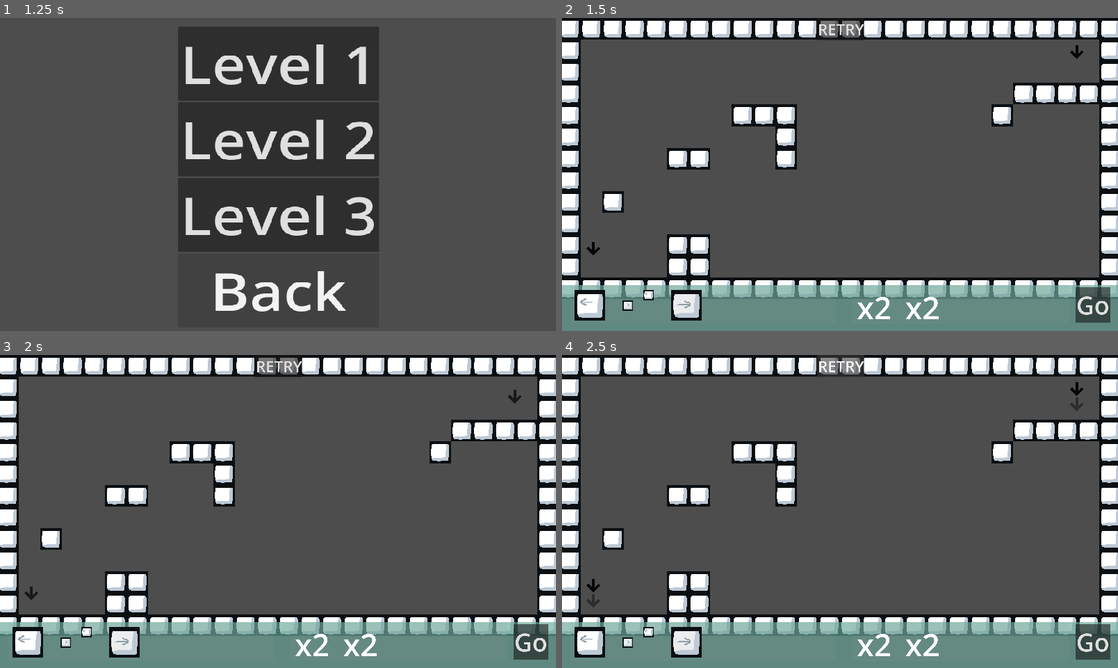
Above: before the commit, frames 1-4 (two rows, left to right).
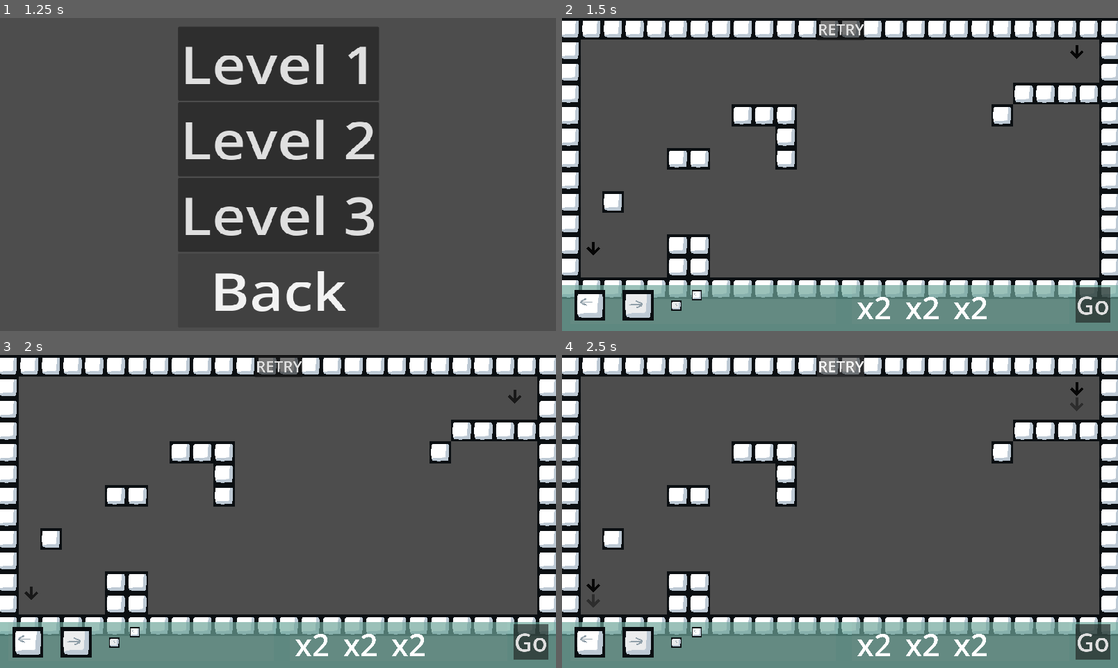
Above: after the commit, the same moments.

Repository: matt-neave/shapeEscape
Game: Godot game, scene res://scenes/menu.tscn
Two runs of this game, one before a commit and one after it. Both use one fixed random seed, a clock stepped at 60 frames per second and the inputs below.
Inputs:
- Up to frame 1 (1.25 s): click "Start Game" at 0.5 s
- Up to frame 2 (1.5 s): click "Level 1" at 1.25 s
- Up to frame 3 (2 s): no input
- Up to frame 4 (2.5 s): click "RETRY" at 2 s

Frame 1 is identical in both runs. In frame 2, 1.1% of the frame differs, in the area x 10-77%, y 86-97%; in frame 3, 1.1%; in frame 4, 1.1%.

Commit message:
Added level settings

Diff:
--- a/map_resources/world_tile_set.tres
+++ b/map_resources/world_tile_set.tres
@@ -6,58 +6,26 @@
 texture = ExtResource("1_01qya")
 texture_region_size = Vector2i(64, 64)
 0:0/0 = 0
-0:0/0/physics_layer_0/linear_velocity = Vector2(0, 0)
-0:0/0/physics_layer_0/angular_velocity = 0.0
 0:0/0/physics_layer_0/polygon_0/points = PackedVector2Array(-32, -32, 32, -32, 32, 32, -32, 32)
 1:0/0 = 0
-1:0/0/physics_layer_0/linear_velocity = Vector2(0, 0)
-1:0/0/physics_layer_0/angular_velocity = 0.0
 1:0/0/physics_layer_0/polygon_0/points = PackedVector2Array(-32, -32, 32, -32, 32, 32, -32, 32)
 2:0/0 = 0
-2:0/0/physics_layer_0/linear_velocity = Vector2(0, 0)
-2:0/0/physics_layer_0/angular_velocity = 0.0
 3:0/0 = 0
-3:0/0/physics_layer_0/linear_velocity = Vector2(0, 0)
-3:0/0/physics_layer_0/angular_velocity = 0.0
 0:1/0 = 0
-0:1/0/physics_layer_0/linear_velocity = Vector2(0, 0)
-0:1/0/physics_layer_0/angular_velocity = 0.0
 0:1/0/physics_layer_0/polygon_0/points = PackedVector2Array(-32, -32, 32, -32, 32, 32, -32, 32)
 1:1/0 = 0
-1:1/0/physics_layer_0/linear_velocity = Vector2(0, 0)
-1:1/0/physics_layer_0/angular_velocity = 0.0
 1:1/0/physics_layer_0/polygon_0/points = PackedVector2Array(-32, -32, 32, -32, 32, 32, -32, 32)
 2:1/0 = 0
-2:1/0/physics_layer_0/linear_velocity = Vector2(0, 0)
-2:1/0/physics_layer_0/angular_velocity = 0.0
 3:1/0 = 0
-3:1/0/physics_layer_0/linear_velocity = Vector2(0, 0)
-3:1/0/physics_layer_0/angular_velocity = 0.0
 0:2/0 = 0
-0:2/0/physics_layer_0/linear_velocity = Vector2(0, 0)
-0:2/0/physics_layer_0/angular_velocity = 0.0
 0:2/0/physics_layer_0/polygon_0/points = PackedVector2Array(-32, -32, 32, -32, 32, 32, -32, 32)
 1:2/0 = 0
-1:2/0/physics_layer_0/linear_velocity = Vector2(0, 0)
-1:2/0/physics_layer_0/angular_velocity = 0.0
 2:2/0 = 0
-2:2/0/physics_layer_0/linear_velocity = Vector2(0, 0)
-2:2/0/physics_layer_0/angular_velocity = 0.0
 3:2/0 = 0
-3:2/0/physics_layer_0/linear_velocity = Vector2(0, 0)
-3:2/0/physics_layer_0/angular_velocity = 0.0
 0:3/0 = 0
-0:3/0/physics_layer_0/linear_velocity = Vector2(0, 0)
-0:3/0/physics_layer_0/angular_velocity = 0.0
 1:3/0 = 0
-1:3/0/physics_layer_0/linear_velocity = Vector2(0, 0)
-1:3/0/physics_layer_0/angular_velocity = 0.0
 2:3/0 = 0
-2:3/0/physics_layer_0/linear_velocity = Vector2(0, 0)
-2:3/0/physics_layer_0/angular_velocity = 0.0
 3:3/0 = 0
-3:3/0/physics_layer_0/linear_velocity = Vector2(0, 0)
-3:3/0/physics_layer_0/angular_velocity = 0.0
 
 [resource]
 tile_size = Vector2i(64, 64)
--- a/project.godot
+++ b/project.godot
@@ -12,7 +12,7 @@
 
 config/name="shape_escape"
 run/main_scene="res://scenes/menu.tscn"
-config/features=PackedStringArray("4.2", "Forward Plus")
+config/features=PackedStringArray("4.3", "Forward Plus")
 config/icon="res://icon.svg"
 
 [autoload]
@@ -39,14 +39,14 @@
 }
 move_left={
 "deadzone": 0.5,
-"events": [Object(InputEventKey,"resource_local_to_scene":fa …(171 unchanged characters)… keycode":65,"key_label":0,"unicode":97,"echo":false,"script":null)
-, Object(InputEventKey,"resource_local_to_scene":false,"reso …(166 unchanged characters)… ode":4194319,"key_label":0,"unicode":0,"echo":false,"script":null)
+"events": [Object(InputEventKey,"resource_local_to_scene":fa …(171 unchanged characters)… keycode":65,"key_label":0,"unicode":97,"location":0,"echo":false,"script":null)
+, Object(InputEventKey,"resource_local_to_scene":false,"reso …(166 unchanged characters)… ode":4194319,"key_label":0,"unicode":0,"location":0,"echo":false,"script":null)
 ]
 }
 move_right={
 "deadzone": 0.5,
-"events": [Object(InputEventKey,"resource_local_to_scene":fa …(172 unchanged characters)… eycode":68,"key_label":0,"unicode":100,"echo":false,"script":null)
-, Object(InputEventKey,"resource_local_to_scene":false,"reso …(166 unchanged characters)… ode":4194321,"key_label":0,"unicode":0,"echo":false,"script":null)
+"events": [Object(InputEventKey,"resource_local_to_scene":fa …(172 unchanged characters)… eycode":68,"key_label":0,"unicode":100,"location":0,"echo":false,"script":null)
+, Object(InputEventKey,"resource_local_to_scene":false,"reso …(166 unchanged characters)… ode":4194321,"key_label":0,"unicode":0,"location":0,"echo":false,"script":null)
 ]
 }
 
--- a/scenes/sample_world.tscn
+++ b/scenes/sample_world.tscn
@@ -28,10 +28,8 @@
 layer_0/name = "base_map"
 layer_0/tile_data = PackedInt32Array(65533, 0, 2, 65534, 0, 2, 65535, 0, 2, 0, 0, 2, 1, 0, 2, 2, 0, 2, 65532, 0, 2, 655 …(1163 unchanged characters)…
 layer_1/name = "placed_tiles"
-layer_1/tile_data = PackedInt32Array()
 layer_2/name = "placement_tiles"
 layer_2/modulate = Color(1, 1, 1, 0.466667)
-layer_2/tile_data = PackedInt32Array()
 script = ExtResource("2_x5ed3")
 shapes_control = NodePath("../UI/AvaliableShapes")
 
--- a/scripts/game_manager.gd
+++ b/scripts/game_manager.gd
@@ -11,6 +11,26 @@
 		"shapes": []
 	}
 ]
+
+var level_data = [
+	{
+		"shapes" = [
+			[["left", 0, 0]],
+			[["right", 0, 0]],
+			[["right", 0, 0], ["left", 2, -1]],
+		],
+		"multipliers" = [2, 2, 2]
+	},
+	#{
+		#"shapes" = [],
+		#"multipliers" = []
+	#},
+	#{
+		#"shapes" = [],
+		#"multipliers" = []
+	#}
+]
+
 var level = 0
 var levels = ["res://scenes/sample_world.tscn"]
 var current_level_index = 0
@@ -45,6 +65,7 @@
 
 	var shape2 = BuildingShape.new()
 	shape2.root.direction = BuildingBlock.Direction.RIGHT
+
 	var block = BuildingBlock.new()
 	block.direction = BuildingBlock.Direction.LEFT
 	shape2.blocks[Vector2i(0, 1)] = block
@@ -52,28 +73,45 @@
 	level_shapes[0].shapes.append(shape1)
 	level_shapes[0].shapes.append(shape2)
 
+func get_direction_from_string(direction_str):
+	match direction_str:
+		"left":
+			return BuildingBlock.Direction.LEFT
+		"right":
+			return BuildingBlock.Direction.RIGHT
+		"up":
+			return BuildingBlock.Direction.UP
+		"down":
+			return BuildingBlock.Direction.DOWN
+		_:
+			return BuildingBlock.Direction.NONE
+
 func get_shapes_for_level() -> Array:
-	# Create some testing shapes, consisting of a 1x1 and a 2x1
 	var shapes = []
-	var shape1 = BuildingShape.new()
-	shape1.root.direction = BuildingBlock.Direction.LEFT
+	var current_level_data = level_data[current_level_index]
+	var shape_data = current_level_data["shapes"]
 
-	var shape2 = BuildingShape.new()
-	shape2.root.direction = BuildingBlock.Direction.RIGHT
+	for shape_tuple_list in shape_data:
+		var shape = BuildingShape.new()
 
-	var block = BuildingBlock.new()
-	block.direction = BuildingBlock.Direction.LEFT
+		var root_tuple = shape_tuple_list[0]
+		shape.root.direction = get_direction_from_string(root_tuple[0])
 
-	shape2.blocks[Vector2i(2, -1)] = block
+		for i in range(1, shape_tuple_list.size()):
+			var block_tuple = shape_tuple_list[i]
+			var block = BuildingBlock.new()
+			block.direction = get_direction_from_string(block_tuple[0])
+			shape.blocks[Vector2i(block_tuple[1], block_tuple[2])] = block
 
-	var shape3 = BuildingShape.new()
-	shape3.root.direction = BuildingBlock.Direction.RIGHT
+		shapes.append(shape)
 
-	shapes.append(shape1)
-	shapes.append(shape2)
-	shapes.append(shape3)
+	var length_of_shapes = shapes.size()
+	print("Number of shapes: ", length_of_shapes)
 
 	return shapes
 
 func get_multipliers_for_level() -> Array:
-	return [2, 2]
+	var current_level_data = level_data[current_level_index]
+	var mult_data = current_level_data["multipliers"]
+
+	return mult_data
